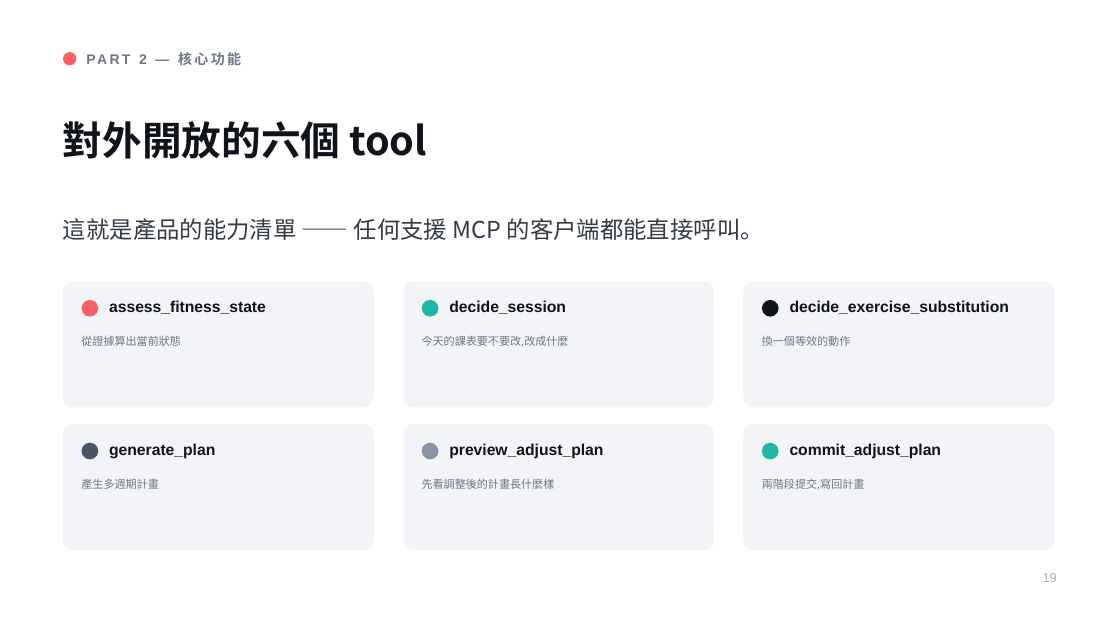
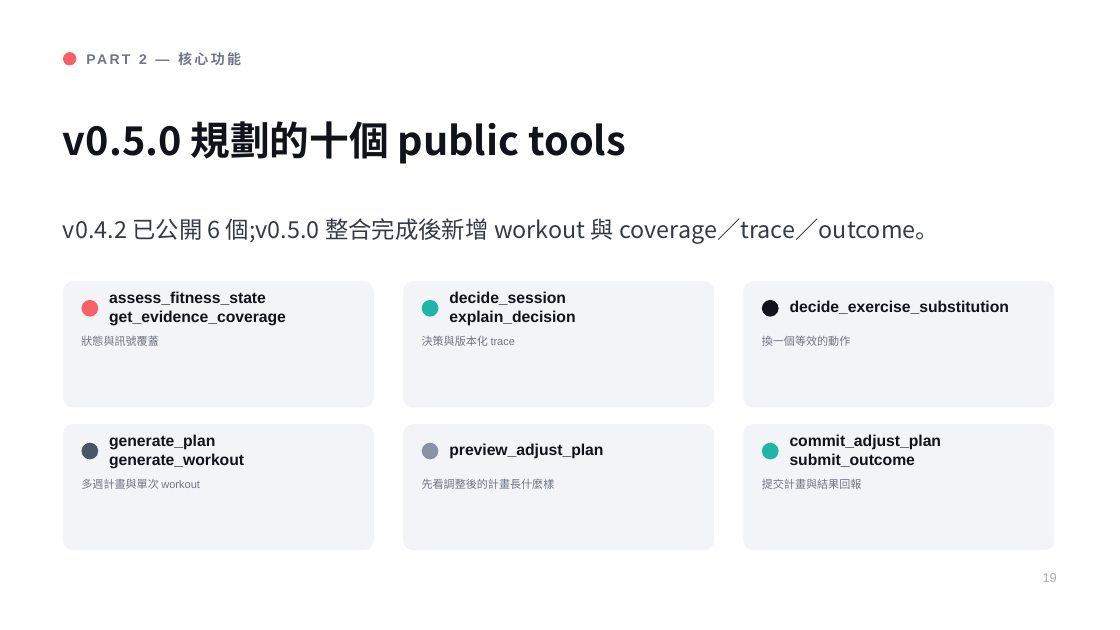
Before and after one commit to henryyeh182/evidra, a slide deck: slide 19 of docs/Fitness-MCP-Product-Vision.pptx. Drawn at 1120x630 pixels with LibreOffice and Linux fonts; fonts in the diff are those of the drawing. Boxes give left, top, right and bottom in pixels: in the first picture for what was removed or moved away, otherwise in the second. Text is boxed around its words. In the diff, an @@ line names an element or a change of style, - is before the commit and + after.

```diff
--- a/docs/Fitness-MCP-Product-Vision.pptx
+++ b/docs/Fitness-MCP-Product-Vision.pptx
@@ text at (63,121,626,164): text changed @@
-對外開放的六個 tool
+v0.5.0 規劃的十個 public tools
@@ text at (63,218,939,244): text changed @@
-這就是產品的能力清單 —— 任何支援 MCP 的客戶端都能直接呼叫。
+v0.4.2 已公開 6 個;v0.5.0 整合完成後新增 workout 與 coverage／trace／outcome。
@@ text at (109,291,286,326): text changed @@
-assess_fitness_state
+assess_fitness_state
+get_evidence_coverage
@@ text at (449,291,575,326): text changed @@
-decide_session
+decide_session
+explain_decision
@@ text at (81,336,158,346): text changed @@
-從證據算出當前狀態
+狀態與訊號覆蓋
@@ text at (422,336,516,346): text changed @@
-今天的課表要不要改,改成什麼
+決策與版本化 trace
@@ text at (109,434,244,469): text changed @@
-generate_plan
+generate_plan
+generate_workout
@@ text at (790,434,942,467): text changed @@
-commit_adjust_plan
+commit_adjust_plan
+submit_outcome
@@ text at (81,479,200,489): text changed @@
-產生多週期計畫
+多週計畫與單次 workout
@@ text at (762,479,862,489): text changed @@
-兩階段提交,寫回計畫
+提交計畫與結果回報
```
Also in this commit, not shown: 9 other slides changed, 39 other files.
